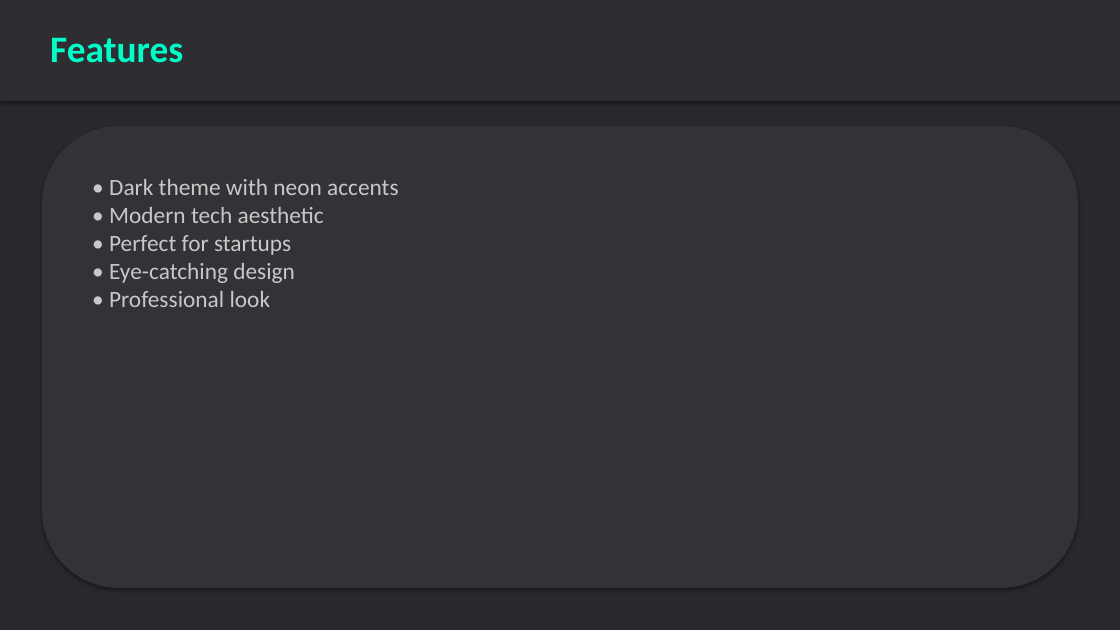
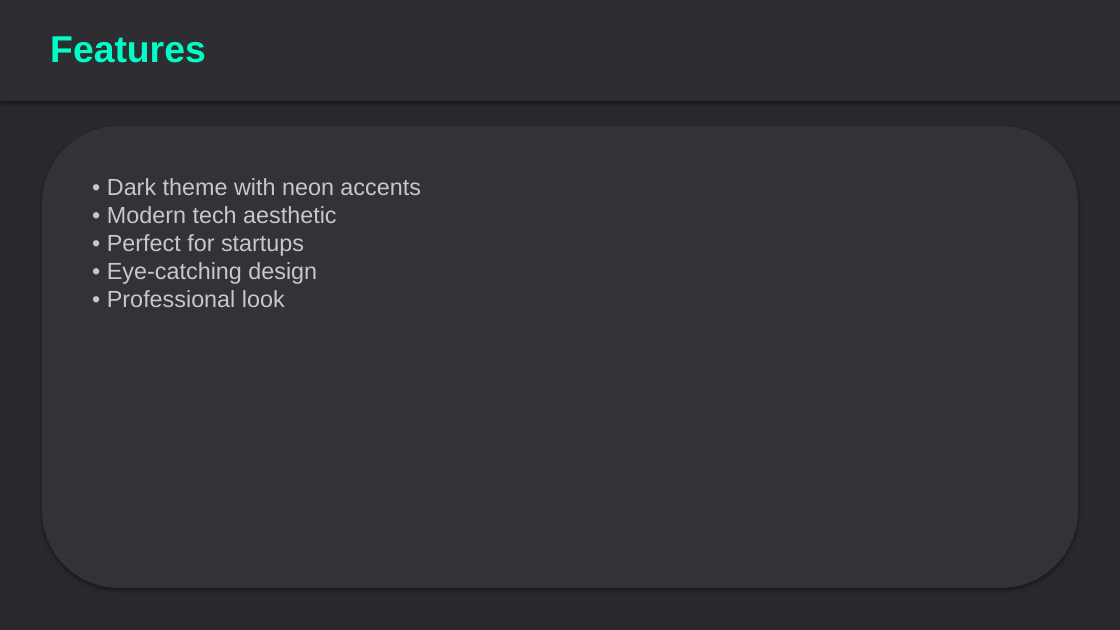
Before and after one commit to shibinsp/pptxfactory, a slide deck: slide 2 of backend/templates/24a8c405-aed9-4e1f-8ce7-365303f19ea2.pptx. Drawn at 1120x630 pixels with LibreOffice and Linux fonts; fonts in the diff are those of the drawing. Boxes give left, top, right and bottom in pixels: in the first picture for what was removed or moved away, otherwise in the second. Text is boxed around its words. In the diff, an @@ line names an element or a change of style, - is before the commit and + after.

Commit message:
fix: Recreate 10 truly unique Kimi-style sample templates
Each template now has completely different visual design:

1. Business Professional - Navy sidebar + bottom bar
2. Modern Dark - Dark bg + neon green circle + top bar
3. Minimalist - Pure white + subtle divider line
4. Nature Green - Green circles overlapping corners
5. Creative Purple - Purple left block + white circle
6. Sunset Orange - Orange bottom + yellow circle
7. Ocean Blue - Blue wave layers at bottom
8. Executive Gold - Gold top/bottom borders
9. Startup Modern - Purple right block + coral circle
10. Healthcare Medical - Teal sidebar + medical cross

All templates are visually distinct with unique:
- Color schemes
- Shape arrangements
- Layout compositions
- Design elements

```diff
--- a/backend/templates/24a8c405-aed9-4e1f-8ce7-365303f19ea2.pptx
+++ b/backend/templates/24a8c405-aed9-4e1f-8ce7-365303f19ea2.pptx
@@ text "Features" at box(50, 36, 206, 63): font Calibri to Arial @@
@@ text "• Dark theme with neon ..." at box(107, 178, 420, 307): font Calibri to Arial @@
```
Also in this commit, not shown: 1 other slide changed, 20 other files.
